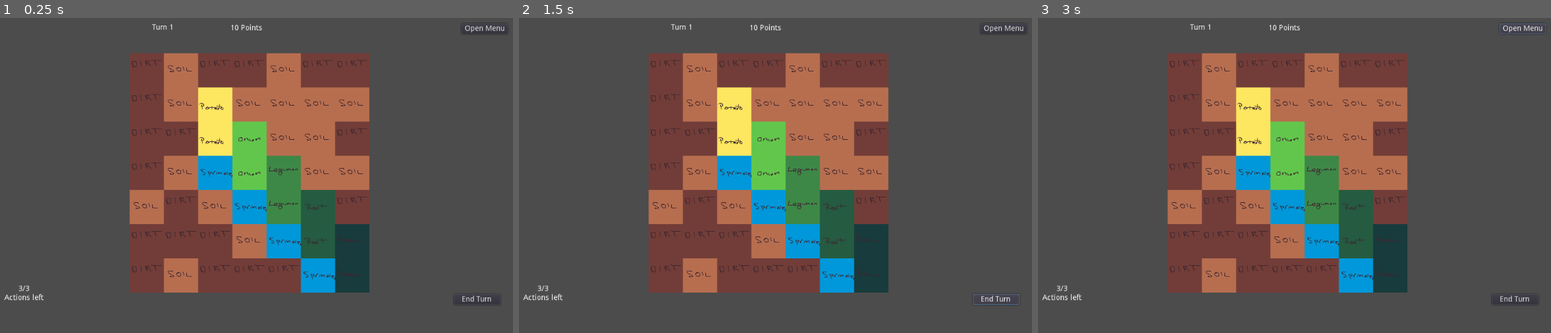
Above: before the commit, frames 1-3 (left to right).
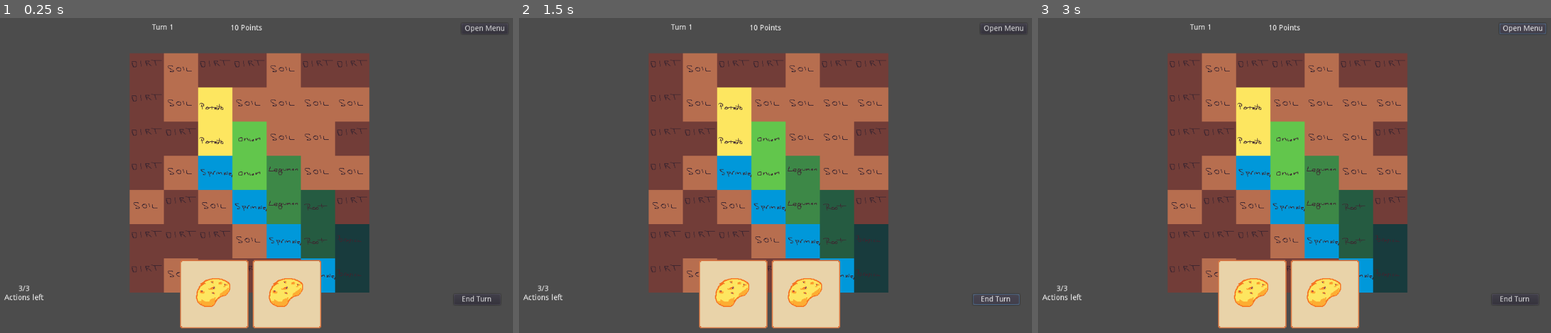
Above: after the commit, the same moments.

Repository: Rellikiox/Harvest-Season
Game: Godot game, scene res://Game.tscn
The game is run twice, just before and just after one commit, with the same random seed, the same clock (stepped at 60 frames per second) and the same inputs.
Inputs:
- Up to frame 1 (0.25 s): no input
- Up to frame 2 (1.5 s): click "End Turn" at 0.5 s; click "End Turn" at 1.25 s
- Up to frame 3 (3 s): click "End Turn" at 2 s; click "Open Menu" at 2.75 s

The runs differ from the first frame. In frame 1, 5.8% of the frame differs, in the area x 35-63%, y 76-99%; in frame 2, 5.8%; in frame 3, 5.8%.

Commit message:
Add draggable cards
- Add cards to the ui
-- Cards can be draged onto the field
-- When dragged over tiles it shows a highlight of the tile it'll drop into
-- When dropped it applies the card type (hardcoded to potato right now)
- Add UI Tileset

Diff:
--- /dev/null
+++ b/CardDropPoint.gd
@@ -0,0 +1,10 @@
+extends Control
+
+
+func can_drop_data(_pos, data):
+	return true
+
+
+func drop_data(_pos, data):
+	print(_pos)
+	print(data)
--- a/Game.gd
+++ b/Game.gd
@@ -1,7 +1,12 @@
 extends Node2D
 
 enum GroundTiles {EMPTY = -1, DIRT, SOIL, POTATO, ONION, LEGUMEN, ROOT, BRASSICA, SPRINKLER}
+enum UITiles {EMPTY = -1, HIGHLIGHT}
 
+
+func _ready():
+	$UI/UI.connect('drag_position', self, '_on_card_drag')
+	$UI/UI.connect('drop_position', self, '_on_card_drop')
 
 
 func _physics_process(delta):
@@ -9,9 +14,30 @@
 
 
 func calculate_points():
-	var potatoes = len($TileMap.get_used_cells_by_id(GroundTiles.POTATO))
-	var onions = len($TileMap.get_used_cells_by_id(GroundTiles.ONION))
-	var legumens = len($TileMap.get_used_cells_by_id(GroundTiles.LEGUMEN))
-	var roots = len($TileMap.get_used_cells_by_id(GroundTiles.ROOT))
-	var brassica = len($TileMap.get_used_cells_by_id(GroundTiles.BRASSICA))
+	var potatoes = len($Ground.get_used_cells_by_id(GroundTiles.POTATO))
+	var onions = len($Ground.get_used_cells_by_id(GroundTiles.ONION))
+	var legumens = len($Ground.get_used_cells_by_id(GroundTiles.LEGUMEN))
+	var roots = len($Ground.get_used_cells_by_id(GroundTiles.ROOT))
+	var brassica = len($Ground.get_used_cells_by_id(GroundTiles.BRASSICA))
 	return potatoes + onions + legumens + roots + brassica
+
+
+func _on_card_drag(_position, card):
+	var tilemap_position = $Ground.world_to_map($Ground.get_local_mouse_position())
+	if not is_valid_cell(tilemap_position):
+		return
+
+	$Ground/UI.clear()
+	$Ground/UI.set_cellv(tilemap_position, UITiles.HIGHLIGHT)
+
+
+func _on_card_drop(_position, card):
+	var tilemap_position = $Ground.world_to_map($Ground.get_local_mouse_position())
+	if not is_valid_cell(tilemap_position):
+		return
+
+	$Ground.set_cellv(tilemap_position, card)
+
+
+func is_valid_cell(cell):
+	return cell.x >= 0 and cell.x <= 6 and cell.y >= 0 and cell.y <= 6
--- a/Game.tscn
+++ b/Game.tscn
@@ -1,20 +1,25 @@
-[gd_scene load_steps=4 format=2]
+[gd_scene load_steps=5 format=2]
 
 [ext_resource path="res://tiles/ground-tileset.tres" type="TileSet" id=1]
 [ext_resource path="res://Game.gd" type="Script" id=2]
-[ext_resource path="res://Game_UI.tscn" type="PackedScene" id=3]
+[ext_resource path="res://ui/Game_UI.tscn" type="PackedScene" id=3]
+[ext_resource path="res://tiles/ui-tileset.tres" type="TileSet" id=4]
 
 [node name="Game" type="Node2D"]
 script = ExtResource( 2 )
 
-[node name="TileMap" type="TileMap" parent="."]
+[node name="Ground" type="TileMap" parent="."]
 position = Vector2( 263.483, 61.5748 )
 tile_set = ExtResource( 1 )
 format = 1
 tile_data = PoolIntArray( 0, 0, 0, 1, 1, 0, 2, 0, 0, 3, 0, 0, 4, 1, 0, 5, 0, 0, 6, 0, 0, 65536, 0, 0, 65537, 1, 0, 6553 …(551 unchanged characters)…
 
-[node name="Camera2D" type="Camera2D" parent="TileMap"]
+[node name="Camera2D" type="Camera2D" parent="Ground"]
 position = Vector2( 220.524, 224.82 )
 current = true
 
+[node name="UI" type="TileMap" parent="Ground"]
+tile_set = ExtResource( 4 )
+format = 1
+
 [node name="UI" parent="." instance=ExtResource( 3 )]
--- a/project.godot
+++ b/project.godot
@@ -19,6 +19,29 @@
 run/main_scene="res://Game.tscn"
 config/icon="res://icon.png"
 
+[importer_defaults]
+
+texture={
+"compress/bptc_ldr": 0,
+"compress/hdr_mode": 0,
+"compress/lossy_quality": 0.7,
+"compress/mode": 0,
+"compress/normal_map": 0,
+"detect_3d": true,
+"flags/anisotropic": false,
+"flags/filter": false,
+"flags/mipmaps": false,
+"flags/repeat": 0,
+"flags/srgb": 2,
+"process/HDR_as_SRGB": false,
+"process/fix_alpha_border": true,
+"process/invert_color": false,
+"process/premult_alpha": false,
+"size_limit": 0,
+"stream": false,
+"svg/scale": 1.0
+}
+
 [rendering]
 
 environment/default_environment="res://default_env.tres"
--- /dev/null
+++ b/tiles/ui-tileset.tres
@@ -0,0 +1,19 @@
+[gd_resource type="TileSet" load_steps=2 format=2]
+
+[ext_resource path="res://assets/ui-tiles.png" type="Texture" id=1]
+
+[resource]
+0/name = "ui-tiles.png 0"
+0/texture = ExtResource( 1 )
+0/tex_offset = Vector2( 0, 0 )
+0/modulate = Color( 1, 1, 1, 1 )
+0/region = Rect2( 0, 0, 64, 64 )
+0/tile_mode = 0
+0/occluder_offset = Vector2( 0, 0 )
+0/navigation_offset = Vector2( 0, 0 )
+0/shape_offset = Vector2( 0, 0 )
+0/shape_transform = Transform2D( 1, 0, 0, 1, 0, 0 )
+0/shape_one_way = false
+0/shape_one_way_margin = 0.0
+0/shapes = [  ]
+0/z_index = 0
--- /dev/null
+++ b/ui/Card.gd
@@ -0,0 +1,21 @@
+extends Control
+
+var Game = preload("res://Game.gd")
+var PotatoIcon = preload("res://assets/potato-icon.png")
+
+
+func get_drag_data(_pos):
+	var icon = TextureRect.new()
+	icon.texture = PotatoIcon
+	set_drag_preview(icon)
+
+	return Game.GroundTiles.POTATO
+
+
+func can_drop_data(_pos, data):
+	return true
+
+
+func drop_data(_pos, data):
+	print(_pos)
+	print(data)
--- /dev/null
+++ b/ui/Card.tscn
@@ -0,0 +1,30 @@
+[gd_scene load_steps=4 format=2]
+
+[ext_resource path="res://assets/potato-card.png" type="Texture" id=1]
+[ext_resource path="res://assets/potato-icon.png" type="Texture" id=2]
+[ext_resource path="res://ui/Card.gd" type="Script" id=3]
+
+[node name="Card" type="Control"]
+anchor_left = 0.5
+anchor_top = 0.5
+anchor_right = 0.5
+anchor_bottom = 0.5
+margin_left = -512.0
+margin_top = -300.0
+margin_right = 512.0
+margin_bottom = 300.0
+script = ExtResource( 3 )
+__meta__ = {
+"_edit_use_anchors_": false
+}
+
+[node name="CardTexture" type="TextureRect" parent="."]
+anchor_right = 1.0
+anchor_bottom = 1.0
+texture = ExtResource( 1 )
+
+[node name="DragIcon" type="TextureRect" parent="."]
+visible = false
+margin_right = 40.0
+margin_bottom = 40.0
+texture = ExtResource( 2 )
--- a/Game_UI.tscn
+++ b/ui/Game_UI.tscn
@@ -1,10 +1,14 @@
-[gd_scene format=2]
+[gd_scene load_steps=3 format=2]
+
+[ext_resource path="res://ui/Card.tscn" type="PackedScene" id=1]
+[ext_resource path="res://ui/UI.gd" type="Script" id=2]
 
 [node name="CanvasLayer" type="CanvasLayer"]
 
 [node name="UI" type="Control" parent="."]
 anchor_right = 1.0
 anchor_bottom = 1.0
+script = ExtResource( 2 )
 __meta__ = {
 "_edit_use_anchors_": false
 }
@@ -60,3 +64,37 @@
 __meta__ = {
 "_edit_use_anchors_": false
 }
+
+[node name="HBoxContainer" type="HBoxContainer" parent="UI"]
+anchor_left = 0.5
+anchor_top = 1.0
+anchor_right = 0.5
+anchor_bottom = 1.0
+margin_left = -127.265
+margin_top = -138.219
+margin_right = 8.73456
+margin_bottom = -98.219
+custom_constants/separation = 136
+__meta__ = {
+"_edit_use_anchors_": false
+}
+
+[node name="Card" parent="UI/HBoxContainer" instance=ExtResource( 1 )]
+anchor_left = 0.0
+anchor_top = 0.0
+anchor_right = 0.0
+anchor_bottom = 0.0
+margin_left = 0.0
+margin_top = 0.0
+margin_right = 0.0
+margin_bottom = 40.0
+
+[node name="Card2" parent="UI/HBoxContainer" instance=ExtResource( 1 )]
+anchor_left = 0.0
+anchor_top = 0.0
+anchor_right = 0.0
+anchor_bottom = 0.0
+margin_left = 136.0
+margin_top = 0.0
+margin_right = 136.0
+margin_bottom = 40.0
--- /dev/null
+++ b/ui/UI.gd
@@ -0,0 +1,14 @@
+extends Control
+
+signal drag_position
+signal drop_position
+
+
+
+func can_drop_data(_position, data):
+	emit_signal("drag_position", _position, data)
+	return true
+
+
+func drop_data(_position, data):
+	emit_signal("drop_position", _position, data)
Binary file added: assets/card.aseprite
Binary file added: assets/potato-card.png
Not shown, added: assets/potato-card.png.import
Binary file added: assets/potato-icon.png
Not shown, added: assets/potato-icon.png.import
Binary file added: assets/ui-tiles.aseprite
Binary file added: assets/ui-tiles.png
Not shown, added: assets/ui-tiles.png.import
